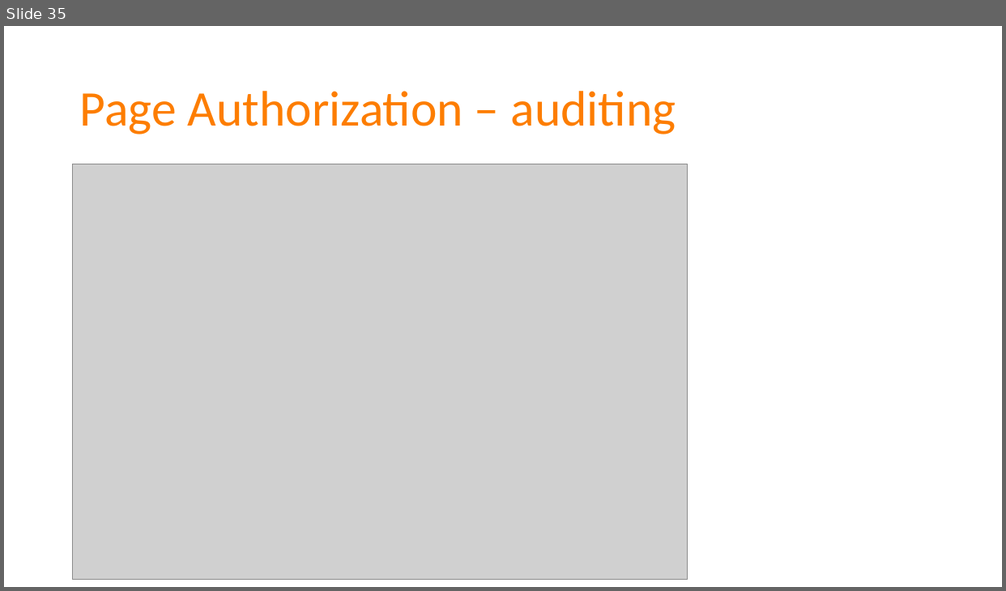
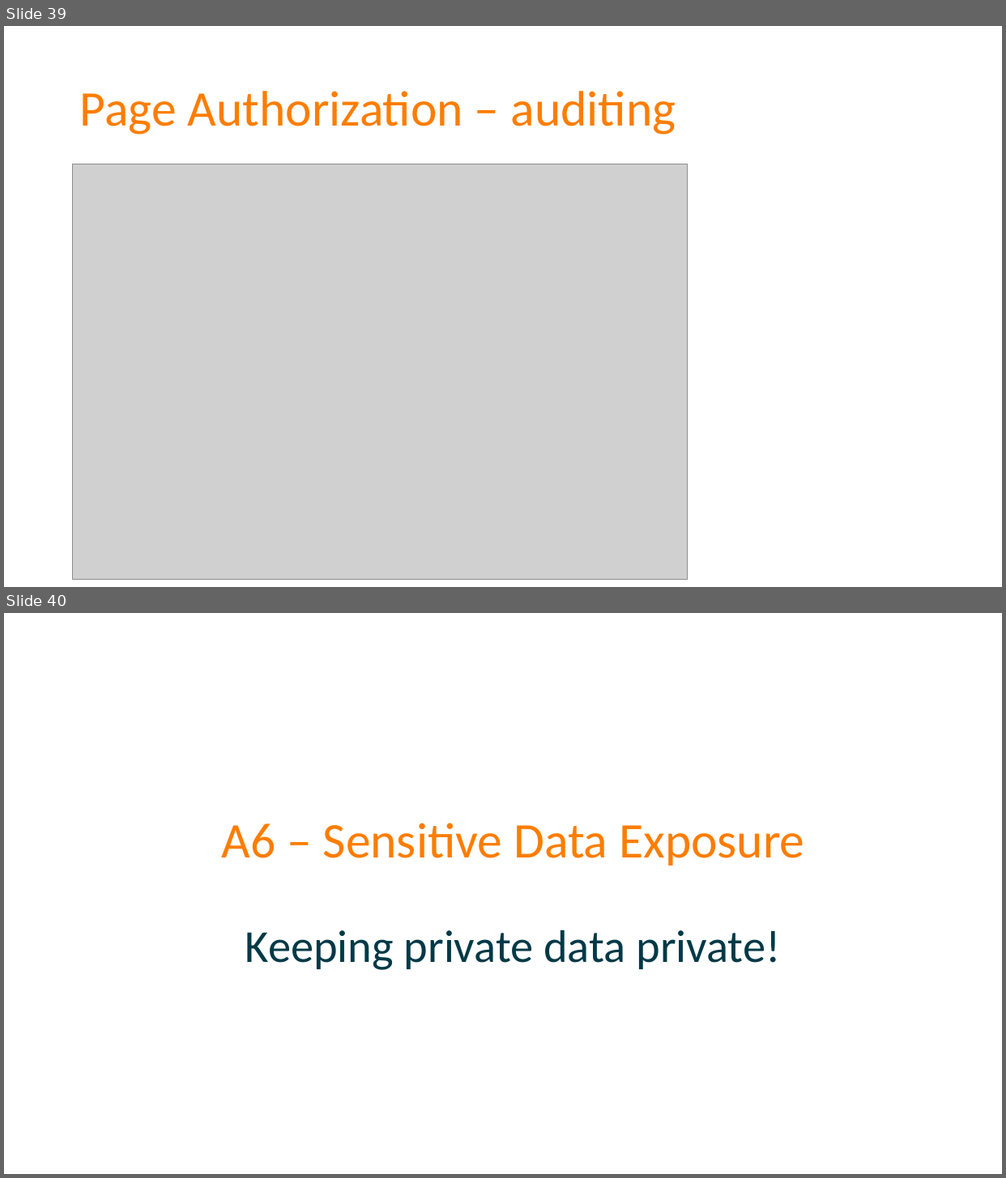
Before and after one commit to spetryjohnson/Talk---Dont-Write-Secure-Code-Design-Secure-Systems, a slide deck: Secure Systems - CodeMash 2017.pptx. Shown one above the other, each under a label of ours: slide 35 before the commit, slides 39 and 40 after it. The pictures are 1006x591 and 1006x1178 pixels, drawn with LibreOffice and Linux fonts; fonts in the diff are those of the drawing; grey boxes stand for pictures. Boxes give left, top, right and bottom in pixels: in the first picture for what was removed or moved away, otherwise in the second. Text is boxed around its words. In the diff, an @@ line names an element or a change of style, - is before the commit and + after.

```diff
--- a/Secure Systems - CodeMash 2017.pptx
+++ b/Secure Systems - CodeMash 2017.pptx
@@ slide 40 added at (4,613,1002,1174), background #FFFFFF @@
@@ title added at (222,823,804,970), 44 pt, text #013947 @@
+A6 – Sensitive Data Exposure
+Keeping private data private!
@@ what was slide 35 is now slide 39 @@
```
Also in this commit, not shown: 5 other slides added, 1 slide removed, 1 other file.
